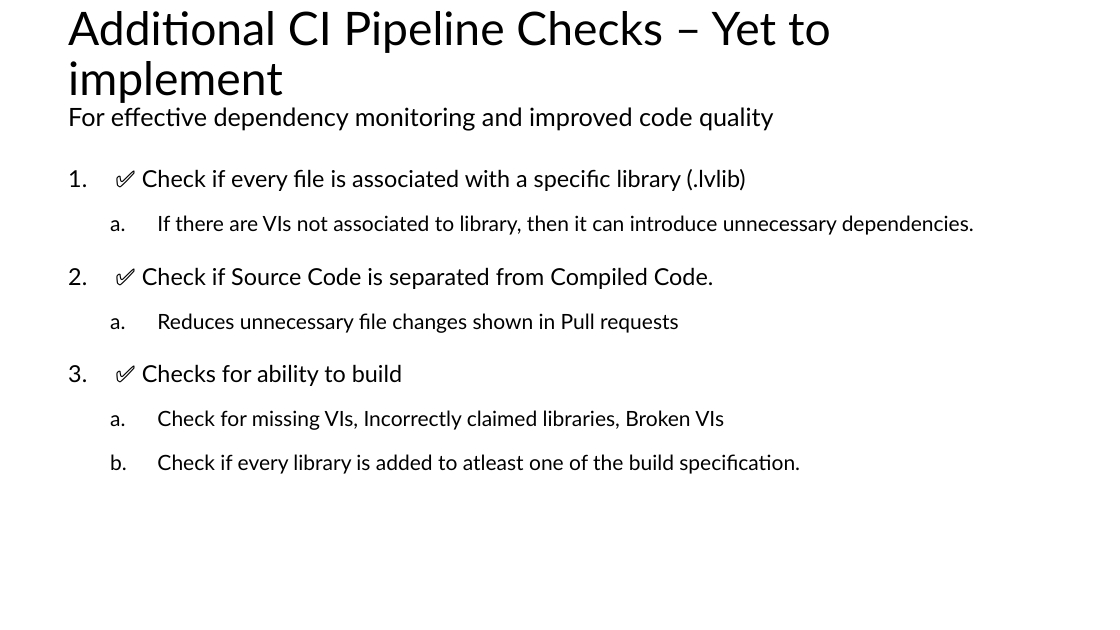
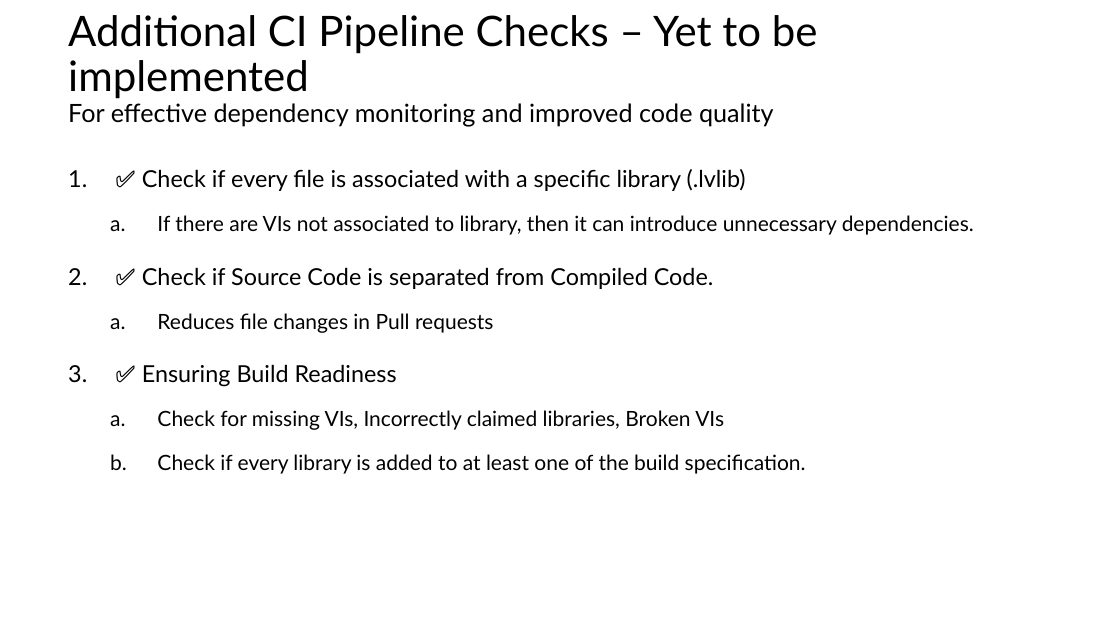
Before and after one commit to karthickshanmugarao/sw-deps-monitor, a slide deck: slide 28 of Docs/Automated Dependency Monitoring in CI Pipeline.pptx (slide 27 before the commit). Drawn at 1120x630 pixels with LibreOffice and Linux fonts; fonts in the diff are those of the drawing. Boxes give left, top, right and bottom in pixels: in the first picture for what was removed or moved away, otherwise in the second. Text is boxed around its words. In the diff, an @@ line names an element or a change of style, - is before the commit and + after.

Commit message:
Updated presentation with additional details

```diff
--- a/Docs/Automated Dependency Monitoring in CI Pipeline.pptx
+++ b/Docs/Automated Dependency Monitoring in CI Pipeline.pptx
@@ title at <box>68,15,818,127</box>: text changed @@
-Additional CI Pipeline Checks – Yet to implement
-For effective dependency monitoring and improved code quality
+Additional CI Pipeline Checks – Yet to be implemented
+For effective dependency monitoring and improved code quality
@@ text at <box>142,313,494,387</box>: text changed @@
-  a. Reduces unnecessary file changes shown in Pull requests
-3. ✅ Checks for ability to build
+  a. Reduces file changes in Pull requests
+3. ✅ Ensuring Build Readiness
@@ text at <box>157,454,806,474</box>: spaces changed @@
-  b. Check if every library is added to atleast one of the build specification.
+  b. Check if every library is added to at least one of the build specification.
```
Also in this commit, not shown: 13 other slides changed, 1 slide added.
